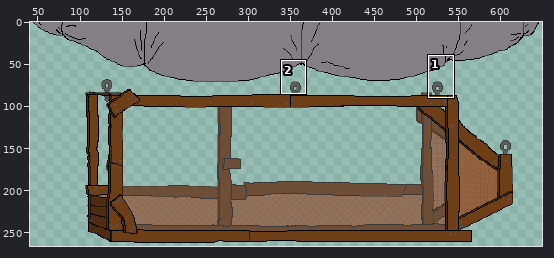
File history of a pixel-art file, AirshipDeathraceNineThousand/Assets/Sprites/gondola2.ase. Above: a wide view before the commit, with the close-up outlined.
Close-up. Before the edit:
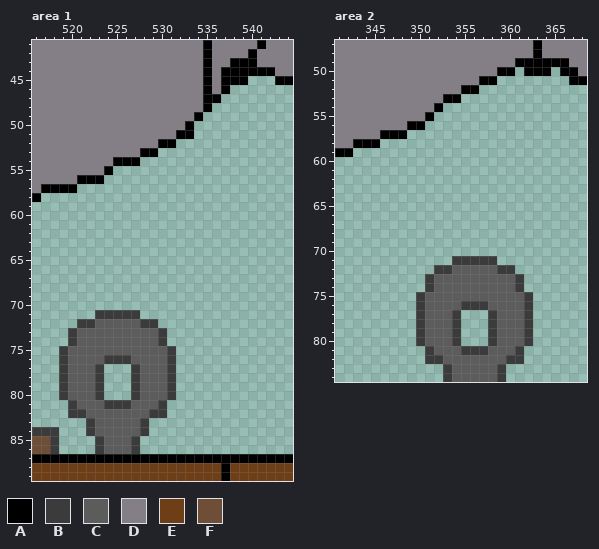
700x300 pixels, 1 frame. Colours within 5 levels of each other are drawn and written as one. Shown: area 1: x 516..544, y 41..89; area 2: x 341..368, y 47..84. The wide view leaves out empty margins. The commit also changed other parts of the picture, which this record leaves out.
Palette (. is transparent): A #000000  B #3b3b3b  C #5c5c5c  D #847e87  E #6e3e17  F #6e4e36
Pixels before, area 1, first column x 516:
41 DDDDDDDDDDDDDDDDDDDADDDDDADDD
42 DDDDDDDDDDDDDDDDDDDADDDDADDDD
43 DDDDDDDDDDDDDDDDDDDADDAAADDDD
44 DDDDDDDDDDDDDDDDDDDADAAAAAADD
45 DDDDDDDDDDDDDDDDDDDADAAA...AA
46 DDDDDDDDDDDDDDDDDDDADA.......
47 DDDDDDDDDDDDDDDDDDDAA........
48 DDDDDDDDDDDDDDDDDDDA.........
49 DDDDDDDDDDDDDDDDDDA..........
50 DDDDDDDDDDDDDDDDDA...........
51 DDDDDDDDDDDDDDDDAA...........
52 DDDDDDDDDDDDDDAA.............
53 DDDDDDDDDDDDAA...............
54 DDDDDDDDDAAA.................
55 DDDDDDDDA....................
56 DDDDDAAA.....................
57 DAAAA........................
58 A............................
59 .............................
60 .............................
61 .............................
62 .............................
63 .............................
64 .............................
65 .............................
66 .............................
67 .............................
68 .............................
69 .............................
70 .............................
71 .......BBBBB.................
72 .....BBCCCCCBB...............
73 ....BCCCCCCCCCB..............
74 ....BCCCCCCCCCB..............
75 ...BCCCCCCCCCCCB.............
76 ...BCCCCBBBCCCCB.............
77 ...BCCCB...BCCCB.............
78 ...BCCCB...BCCCB.............
79 ...BCCCB...BCCCB.............
80 ...BCCCB...BCCCB.............
81 ....BCCCBBBCCCB..............
82 ....BBCCCCCCCBB..............
83 ......BCCCCCB................
84 BBB...BCCCCCB................
85 FFB....BCCCB.................
86 FFB....BCCCB.................
87 AAAAAAAAAAAAAAAAAAAAAAAAAAAAA
88 EEEEEEEEEEEEEEEEEEEEEAEEEEEEE
89 EEEEEEEEEEEEEEEEEEEEEAEEEEEEE
Pixels before, area 2, first column x 341:
47 DDDDDDDDDDDDDDDDDDDDDDADDDDD
48 DDDDDDDDDDDDDDDDDDDDDDADDDDD
49 DDDDDDDDDDDDDDDDDDDDAAAAAADD
50 DDDDDDDDDDDDDDDDDDAA.AAA.AAD
51 DDDDDDDDDDDDDDDDAA........AA
52 DDDDDDDDDDDDDDAA............
53 DDDDDDDDDDDDAA..............
54 DDDDDDDDDDDA................
55 DDDDDDDDDDA.................
56 DDDDDDDDAA..................
57 DDDDDAAA....................
58 DDAAA.......................
59 AA..........................
60 ............................
61 ............................
62 ............................
63 ............................
64 ............................
65 ............................
66 ............................
67 ............................
68 ............................
69 ............................
70 ............................
71 .............BBBBB..........
72 ...........BBCCCCCBB........
73 ..........BCCCCCCCCCB.......
74 ..........BCCCCCCCCCB.......
75 .........BCCCCCCCCCCCB......
76 .........BCCCCBBBCCCCB......
77 .........BCCCB...BCCCB......
78 .........BCCCB...BCCCB......
79 .........BCCCB...BCCCB......
80 .........BCCCB...BCCCB......
81 ..........BCCCBBBCCCB.......
82 ..........BBCCCCCCCBB.......
83 ............BCCCCCB.........
84 ............BCCCCCB.........
Once edited:
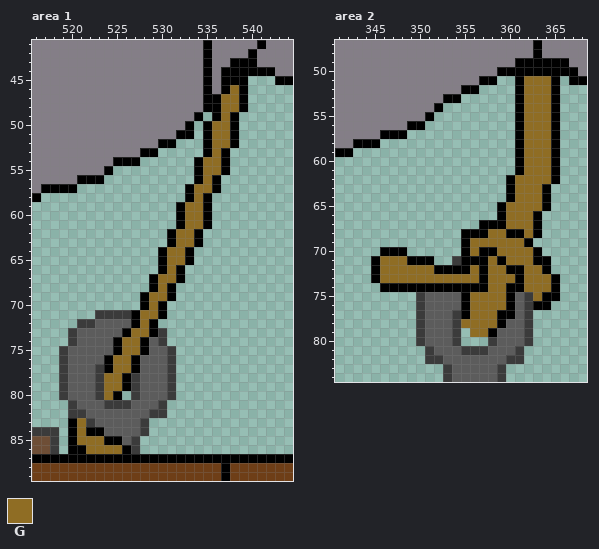
Colours new in this view: G #8f6d24
The edit:
layer "Layer 1" now shown
Changed rows in their new state; - is an unchanged pixel.
Area 1, layer "Layer 1":
first column x 520:
46 ------------------GA
47 -----------------GGA
48 ----------------AGGA
49 ----------------AGA-
50 ---------------AGGA-
51 ---------------AGGA-
52 ---------------AGGA-
53 ---------------AGA--
54 --------------AGGA--
55 --------------AGGA--
56 --------------AGA---
57 -------------AGGA---
58 -------------AGA----
59 ------------AGGA----
60 ------------AGGA----
61 ------------AGGA----
62 -----------AGGA-----
63 -----------AGGA-----
64 ----------AGGA------
65 ----------AGGA------
66 ----------AGA-------
67 ---------AGGA-------
68 ---------AGA--------
69 --------AGGA--------
70 --------AGA---------
71 -------AGGA---------
72 -------AGA----------
73 ------AGGA----------
74 -----AGGA-----------
75 -----AGGA-----------
76 ----AGGA------------
77 ----AGGA------------
78 ----GGA-------------
79 ----GGA-------------
80 ----GA--------------
83 AG------------------
84 AGAA----------------
85 AGGGAA--------------
86 AAGGGGA-------------
Area 2, layer "Layer 1":
first column x 345:
50 ----------------A---A
51 ----------------AGGGA
52 ----------------AGGGA
53 ----------------AGGGA
54 ----------------AGGGA
55 ----------------AGGGA
56 ----------------AGGGA
57 ----------------AGGGA
58 ----------------AGGGA
59 ----------------AGGGA
60 ----------------AGGGA
61 ----------------AGGGA
62 ---------------AGGGGA
63 ---------------AGGGA-
64 ---------------AGGGA-
65 --------------AGGGGA-
66 --------------AGGGA--
67 ------------AAAGGGA--
68 ----------AAAGGAAGA--
69 ----------AGGGGGGA---
70 -AAA------AGAAGGGGA--
71 AGGGAAA---AAAGAGGGAA-
72 AGGGGGGAAAAGAGGAAGGA-
73 AGGGGGGGGGGGAGGGAGGGA
74 -AAAAAAAAAAAAGGAAGGGA
75 ----------AGGGGA--GAA
76 ----------AGGGGA--AA-
77 ----------AGGGAA-----
78 ----------GGGGA------
79 -----------GGA-------
